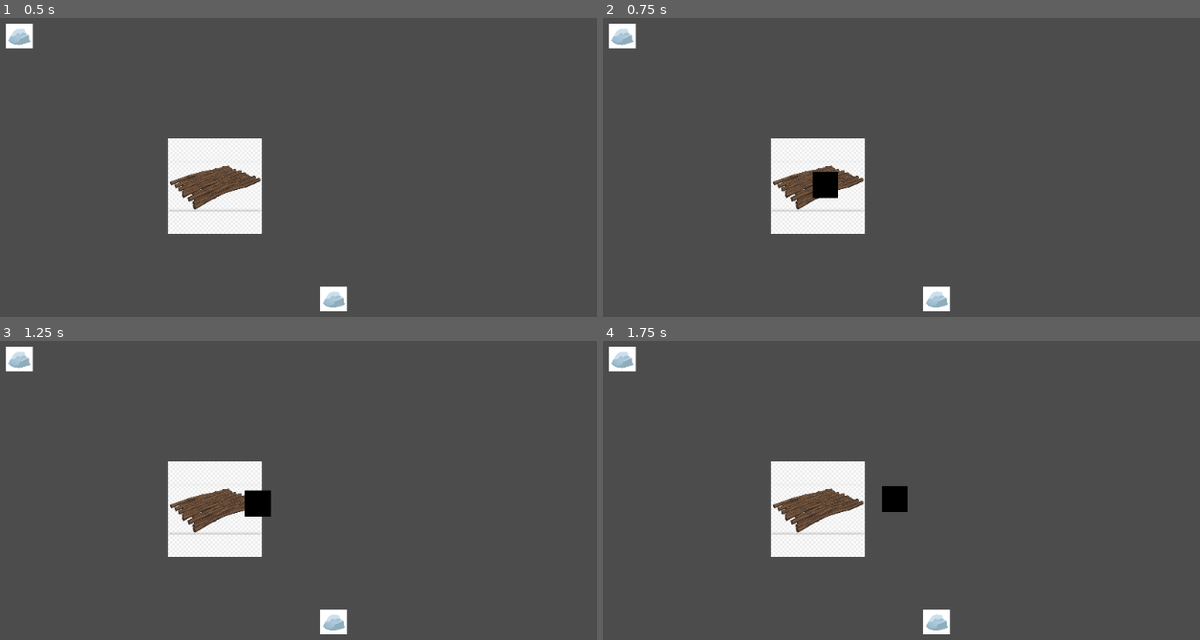
Above: before the commit, frames 1-4 (two rows, left to right).
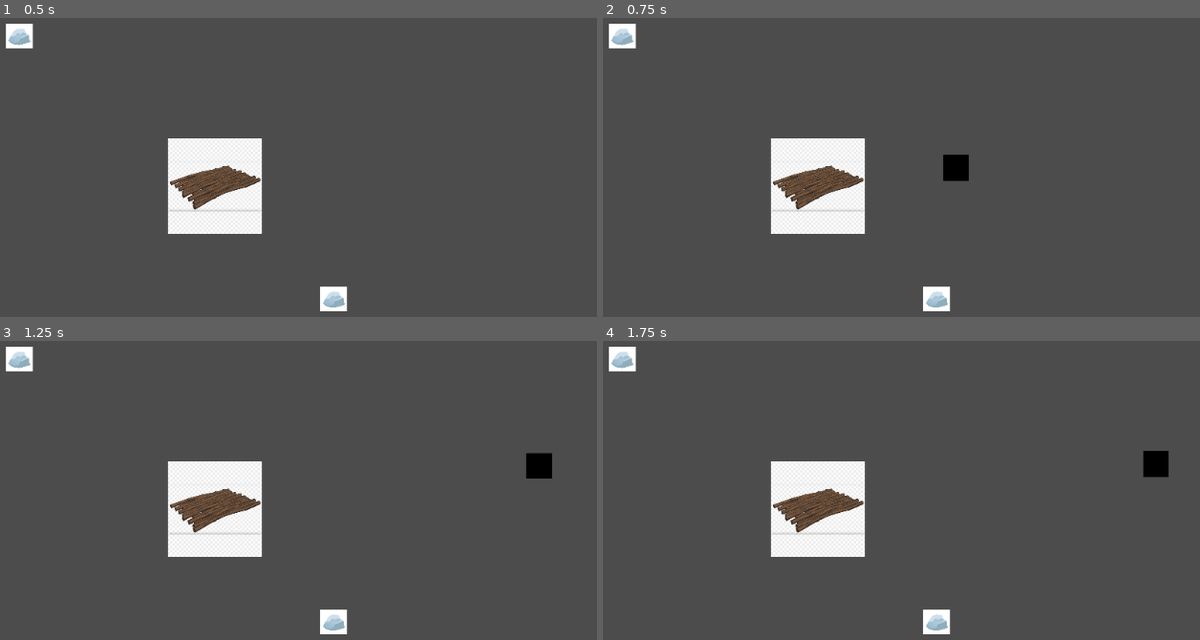
Above: after the commit, the same moments.

Repository: surgura/kwok5
Game: Godot game, scene res://world.tscn
The game is run twice, just before and just after one commit, with the same random seed, the same clock (stepped at 60 frames per second) and the same inputs.
Inputs (mouse positions are in pixels of both pictures, inside the frame that each line leads up to):
- Up to frame 1 (0.5 s): no input
- Up to frame 2 (0.75 s): tap Enter at 0.5 s; move the mouse to (985, 164) at 0.52 s; click (985, 164) at 0.6 s
- Up to frame 3 (1.25 s): no input
- Up to frame 4 (1.75 s): move the mouse to (662, 532) at 1.27 s; click (662, 532) at 1.35 s

Frame 1 is identical in both runs. In frame 2, 0.8% of the frame differs, in the area x 35-62%, y 45-61%; in frame 3, 0.8%, in the area x 40-93%, y 37-59%; in frame 4, 0.8%.

Commit message:
reel with impulse

Diff:
--- a/godot/hook.gd
+++ b/godot/hook.gd
@@ -1,28 +1,29 @@
 extends RigidBody2D
 
-var direction
-var speed = 100
-var caught_item = null
+export(float) var throw_force = 2500
+export(float) var reel_force = 200
 export(NodePath) var raft_path
 
+var caught_item = null
+
 func _ready():
-	apply_central_impulse((get_global_mouse_position() - self.global_position).normalized() * speed)
+	apply_central_impulse((get_global_mouse_position() - self.global_position).normalized() * throw_force)
 
 func _physics_process(delta):
 	if caught_item != null:
 		var raft = get_node(raft_path)
-		var raft_weight = raft.weight
-		var item_weight = caught_item.weight
+		var raft_weight = raft.mass
+		var item_weight = caught_item.mass
 		var ratio_raft = float(item_weight) / float(raft_weight + item_weight)
 		var ratio_item = 1-ratio_raft
 		var raft_direction = (caught_item.global_position - raft.global_position).normalized()
 		var item_direction = (raft.global_position - caught_item.global_position).normalized()
 
-		raft.apply_central_impulse(raft_direction * ratio_item * speed * delta)
-		caught_item.apply_central_impulse(item_direction * ratio_item * speed * delta)
+		raft.apply_central_impulse(raft_direction * ratio_item * reel_force * delta)
+		caught_item.apply_central_impulse(item_direction * ratio_item * reel_force * delta)
 
-func _on_catch_area_body_shape_entered(body_id, body, body_shape, area_shape):
-	caught_item = body
+func _on_catch_area_area_shape_entered(body_id, body, body_shape, area_shape):
+	caught_item = body.get_parent()
 	# remove all children of this node. we will just execute script now
 	for child in get_children():
 		child.queue_free()
--- a/godot/hook.tscn
+++ b/godot/hook.tscn
@@ -8,6 +8,7 @@
 radius = 17.127
 
 [node name="hook" type="RigidBody2D"]
+linear_damp = 5.0
 script = ExtResource( 1 )
 
 [node name="sprite" type="Sprite" parent="."]
@@ -23,4 +24,4 @@
 
 [node name="collision_shape" type="CollisionShape2D" parent="catch_area"]
 shape = SubResource( 2 )
-[connection signal="body_shape_entered" from="catch_area" to="." method="_on_catch_area_body_shape_entered"]
+[connection signal="area_shape_entered" from="catch_area" to="." method="_on_catch_area_area_shape_entered"]
--- a/godot/raft.gd
+++ b/godot/raft.gd
@@ -2,7 +2,6 @@
 
 var hook_scene = preload("res://hook.tscn")
 var hook_instance = null
-var weight = 50
 
 # Called when the node enters the scene tree for the first time.
 func _ready():
--- a/godot/trash.tscn
+++ b/godot/trash.tscn
@@ -14,5 +14,12 @@
 scale = Vector2( 0.153076, 0.153076 )
 texture = ExtResource( 2 )
 
-[node name="CollisionShape2D" type="CollisionShape2D" parent="."]
+[node name="shape_dummy" type="CollisionShape2D" parent="."]
+visible = false
 shape = SubResource( 1 )
+disabled = true
+
+[node name="catch_area" type="Area2D" parent="."]
+
+[node name="collision_shape" type="CollisionShape2D" parent="catch_area"]
+shape = SubResource( 1 )
